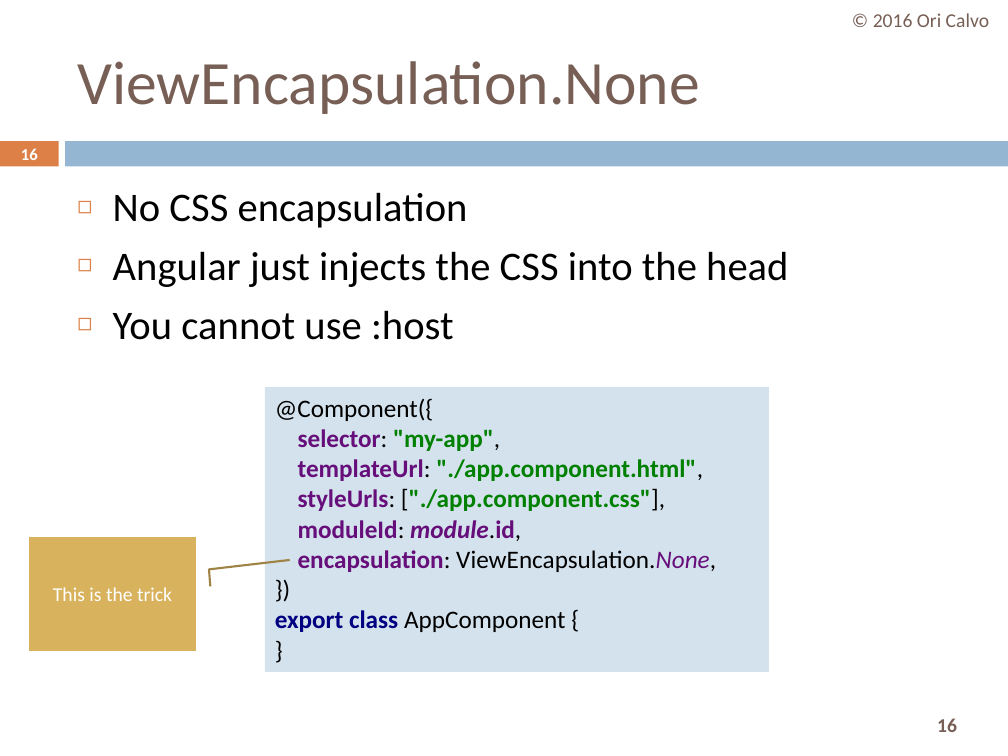
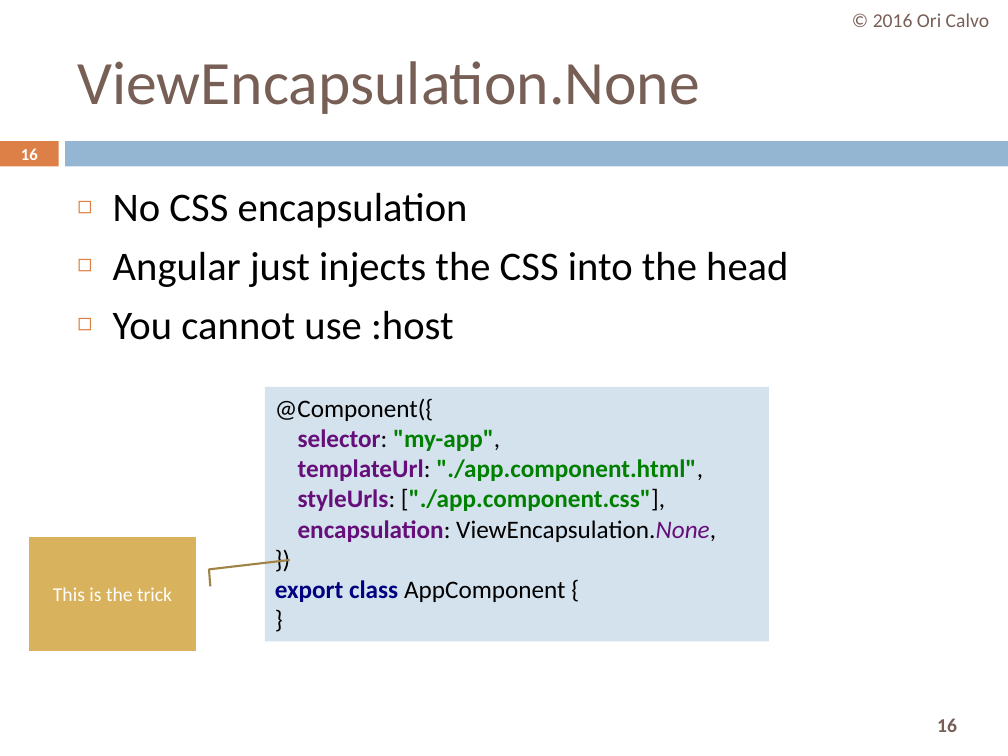
Before and after one commit to oricalvo/course-angular, a slide deck: slide 16 of PPTs/04 Advanced Components.pptx. Drawn at 1008x756 pixels with LibreOffice and Linux fonts; fonts in the diff are those of the drawing. Boxes give left, top, right and bottom in pixels: in the first picture for what was removed or moved away, otherwise in the second. Text is boxed around its words. In the diff, an @@ line names an element or a change of style, - is before the commit and + after.

```diff
--- a/PPTs/04 Advanced Components.pptx
+++ b/PPTs/04 Advanced Components.pptx
@@ rectangle "@Component({ selector: "my-app", templateUrl: "./app.compone ..." resized from (x1=265, y1=387, x2=769, y2=672) to (x1=265, y1=387, x2=769, y2=641) @@
@@ text in rectangle at (x1=275, y1=399, x2=716, y2=602): text changed; text colour #660E7A to #000000 @@
-@Component({
-selector: "my-app",
-templateUrl: "./app.component.html",
-styleUrls: ["./app.component.css"],
-moduleId: module.id,
-encapsulation: ViewEncapsulation.None,
-})
-export class AppComponent {
-}
+@Component({
+selector: "my-app",
+templateUrl: "./app.component.html",
+styleUrls: ["./app.component.css"],
+encapsulation: ViewEncapsulation.None,
+})
+export class AppComponent {
+}
```
Also in this commit, not shown: 2 other slides changed, 2 other files.
